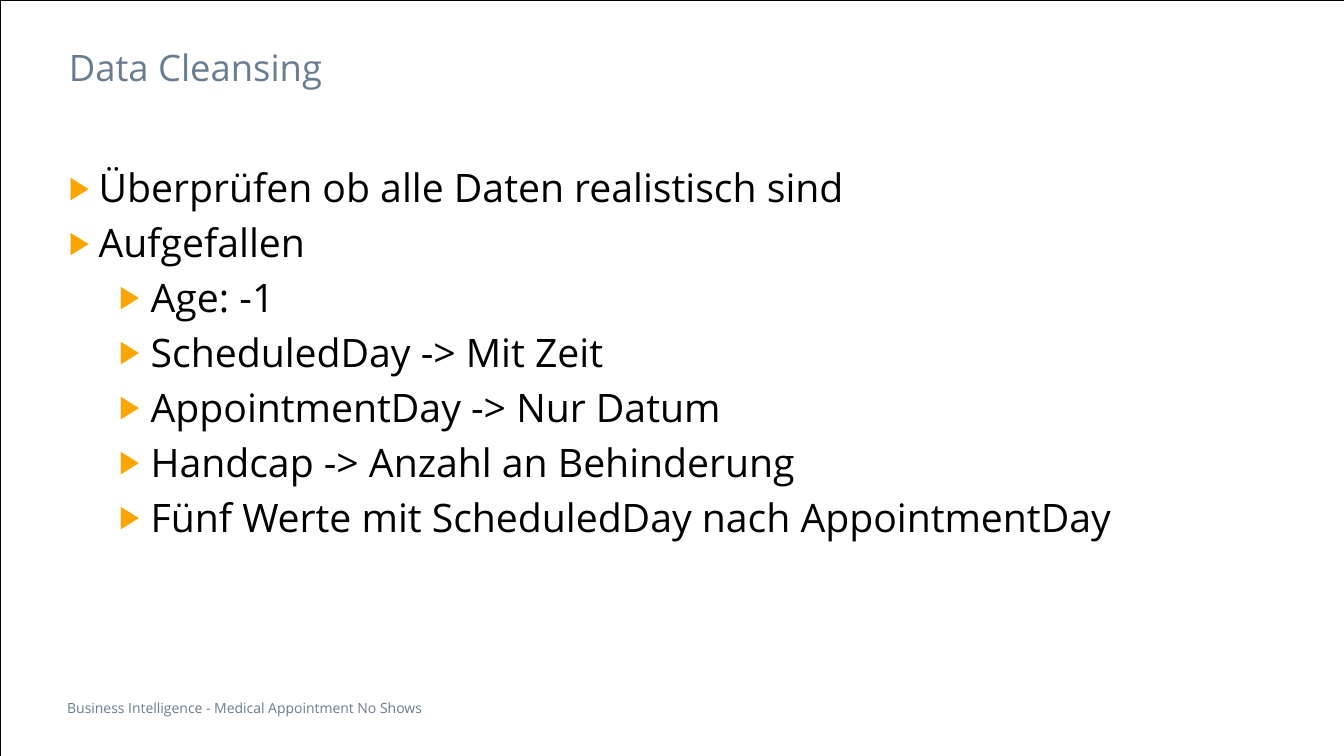
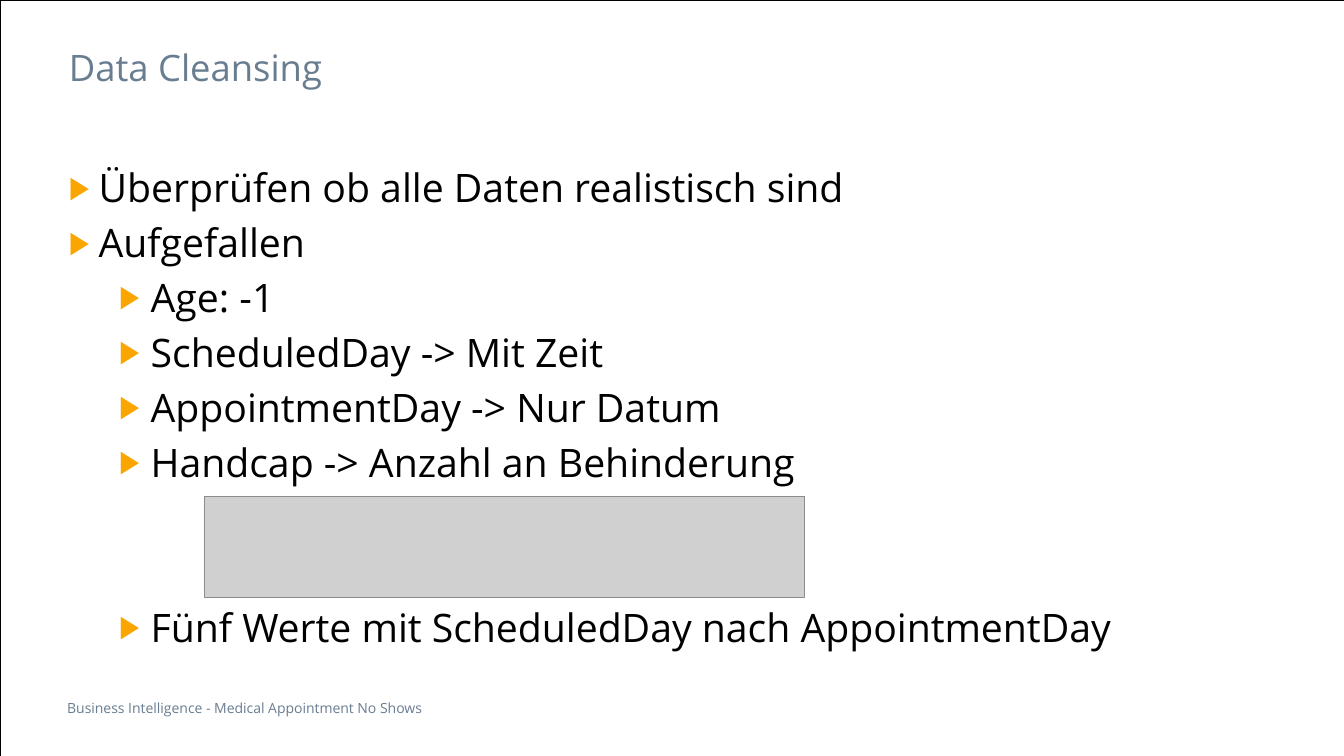
Before and after one commit to soldiervinz/BI_AppointmentShowUp, a slide deck: slide 13 of Medical Appointment No Shows.pptx. Drawn at 1344x756 pixels with LibreOffice and Linux fonts; fonts in the diff are those of the drawing; grey boxes stand for pictures. Boxes give left, top, right and bottom in pixels: in the first picture for what was removed or moved away, otherwise in the second. Text is boxed around its words. In the diff, an @@ line names an element or a change of style, - is before the commit and + after.

```diff
--- a/Medical Appointment No Shows.pptx
+++ b/Medical Appointment No Shows.pptx
@@ text "Überprüfen ob alle Daten realistisch ..." rewrapped from bbox=[99, 167, 1111, 542] to bbox=[99, 167, 1111, 652] @@
@@ picture added at bbox=[205, 496, 806, 597] @@
```
Also in this commit, not shown: 1 other slide changed.
